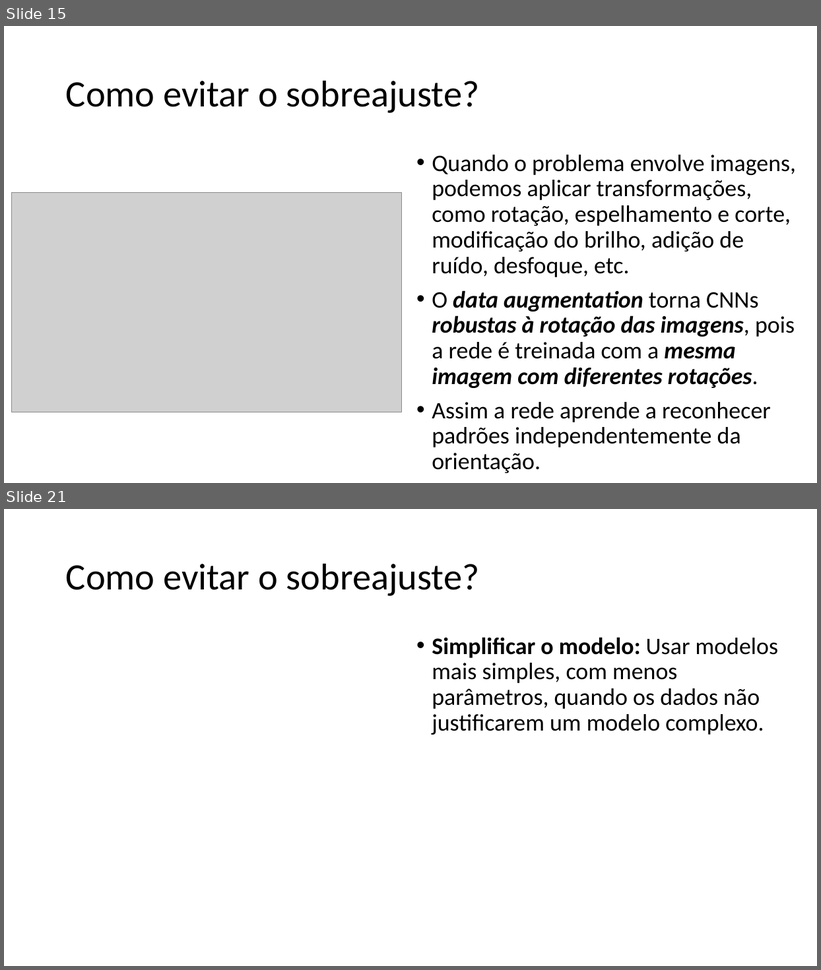
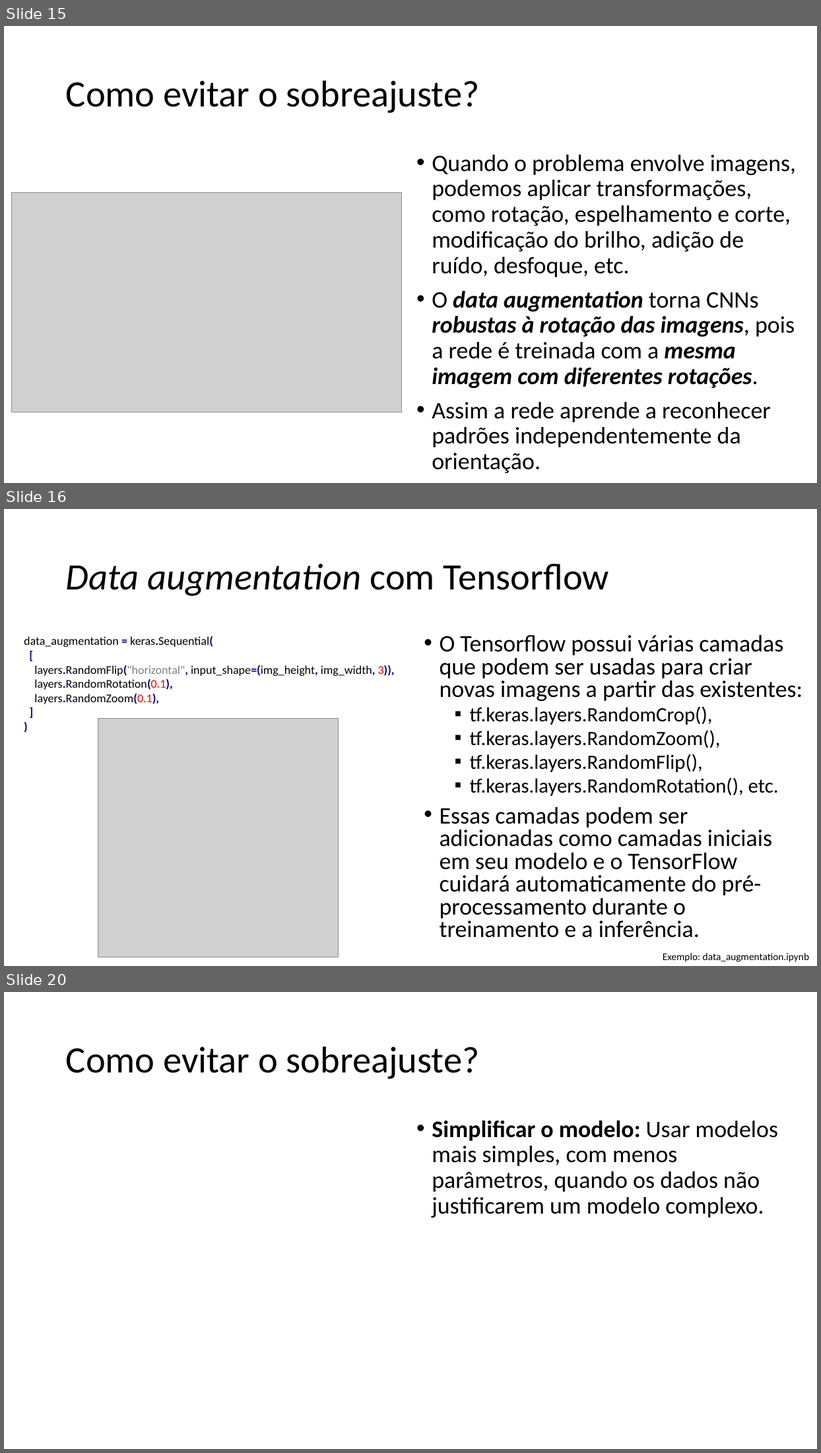
Before and after one commit to zz4fap/tp557-iot-ml, a slide deck: slides/TP557_13_Prevenindo_o_sobreajuste.pptx. Shown one above the other, each under a label of ours: slides 15 and 21 before the commit, slides 15, 16 and 20 after it; the slides between them are not shown. The pictures are 821x970 and 821x1453 pixels, drawn with LibreOffice and Linux fonts; fonts in the diff are those of the drawing; grey boxes stand for pictures. Boxes give left, top, right and bottom in pixels: in the first picture for what was removed or moved away, otherwise in the second. Text is boxed around its words. In the diff, an @@ line names an element or a change of style, - is before the commit and + after.

Commit message:
update of slides

```diff
--- a/slides/TP557_13_Prevenindo_o_sobreajuste.pptx
+++ b/slides/TP557_13_Prevenindo_o_sobreajuste.pptx
@@ slide 16 added at [4,509,817,966], background #FFFFFF @@
@@ title added at [66,564,609,596], 44 pt, text #000000, italic @@
+Data augmentation com Tensorflow
@@ text added at [24,636,395,704], 14 pt, text #000000 @@
+data_augmentation = keras.Sequential(
+[
+layers.RandomFlip("horizontal", input_shape=(img_height, img_width, 3)),
+layers.RandomRotation(0.1),
+layers.RandomZoom(0.1),
+]
+)
@@ text added at [440,635,803,938], 28 pt, text #000000 @@
+• O Tensorflow possui várias camadas que podem ser usadas para criar novas imagens a partir das existentes:
+  ▪ tf.keras.layers.RandomCrop(),
+  ▪ tf.keras.layers.RandomZoom(),
+  ▪ tf.keras.layers.RandomFlip(),
+  ▪ tf.keras.layers.RandomRotation(), etc.
+• Essas camadas podem ser adicionadas como camadas iniciais em seu modelo e o TensorFlow cuidará automaticamente do pré-processamento durante o treinamento e a inferência.
@@ picture added at [98,718,338,957] @@
@@ text added at [663,953,809,962], 12 pt, text #000000 @@
+Exemplo: data_augmentation.ipynb
@@ what was slide 21 is now slide 20 @@
```
Also in this commit, not shown: 1 slide changed, 1 other slide added, 3 slides removed, 2 other files.
